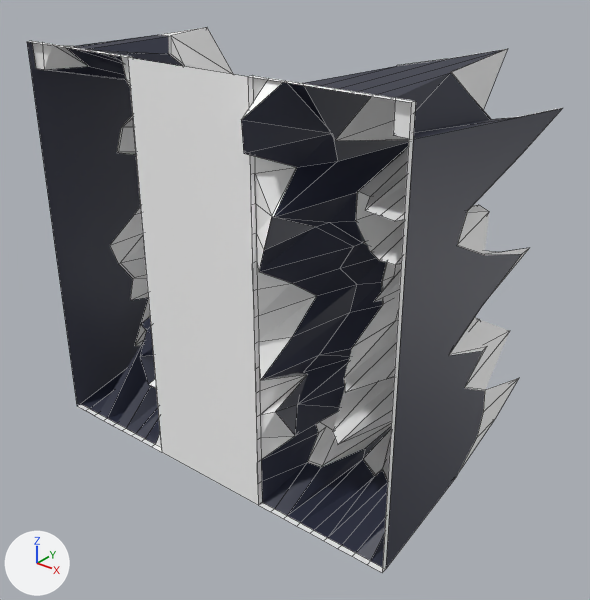
Before and after pictures for a commit that changed the Blender file Assets/World/SideMountains/GORY_3_3.blend.
Rendered twice from a camera (50 mm lens) standing at (255.0, -242.0, 149.0) and looking at (48.0, 17.0, -11.0). Lighting does not change. The marker at lower left points along +X, +Y and +Z. Mesh edges are drawn as thin lines.

Before the edit, the objects in view are built like this:
```python
me_landscape_021 = bpy.data.meshes.new('Landscape.021')
me_landscape_021.from_pydata(...)  # 505 vertices, 472 faces; spans x -90.0..96.0, y -47.0..90.0, z -83.0..98.0
# faces by material slot: [370, 102]
me_landscape_021.materials.append(mat_material)  # white #ffffff
me_landscape_021.materials.append(mat_material_001)  # dark blue #292d41
ob_landscape_021 = bpy.data.objects.new('Landscape.021', me_landscape_021)
ob_landscape_021.location = (36.7, 0.0, 0.0)
```
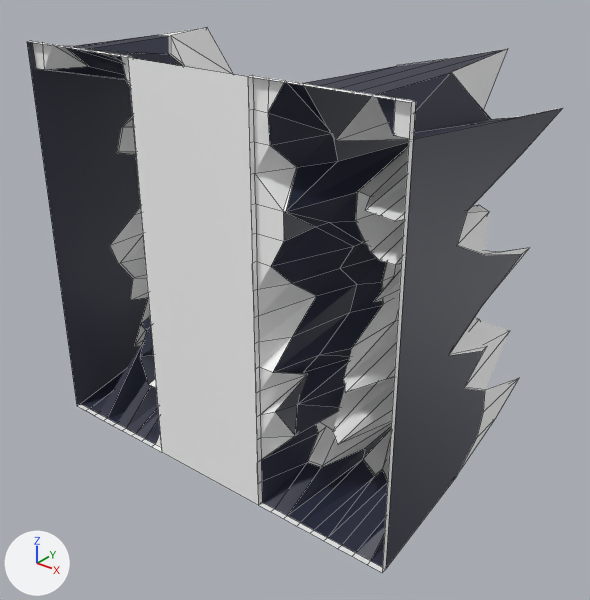
The newer file is also turned or shifted as a whole; pictures and numbers use the older file's frame.

The change in detail:
me_landscape_021 has 505 vertices, 472 faces and spans x -90.0..96.0, y -47.0..90.0, z -83.0..98.0.
me_landscape_021 is used by ob_landscape_021; location (36.7, 0.0, 0.0).
Part 1, on me_landscape_021:
Vertex 14 of me_landscape_021 moves from (46.0, -39.0, 52.0) at pixel (271, 216) to (46.0, -33.0, 52.0) at pixel (283, 211).
Vertex 15 of me_landscape_021 moves from (46.0, -44.0, 41.0) at pixel (263, 250) to (46.0, -33.0, 41.0) at pixel (283, 241).
Vertex 16 of me_landscape_021 moves from (39.0, -39.0, 30.0) at pixel (258, 271) to (39.0, -33.0, 30.0) at pixel (270, 266).
Vertex 45 of me_landscape_021 moves from (47.0, -39.0, 52.0) at pixel (273, 217) to (47.0, -33.0, 52.0) at pixel (285, 211).
Part 2, on me_landscape_021:
Vertex 28 of me_landscape_021 moves from (40.0, -47.0, 86.0) at pixel (241, 119) to (40.0, -33.0, 86.0) at pixel (267, 112).
Vertex 29 of me_landscape_021 moves from (40.0, -46.0, 75.0) at pixel (243, 153) to (40.0, -33.0, 75.0) at pixel (269, 145).
Part 3, on me_landscape_021:
Vertex 20 of me_landscape_021 moves from (40.0, -40.0, -15.0) at pixel (260, 380) to (40.0, -33.0, -15.0) at pixel (272, 372).

Pixel boxes [x1, y1, x2, y2] of what changed, in the pictures (590 x 600 px; the box of a moved part takes in the faces that stretch with it):
part 1 of me_landscape_021, moved or reshaped: [255, 142, 409, 289] in both
part 2 of me_landscape_021, moved or reshaped: before [241, 77, 338, 173]; after [253, 77, 338, 173]
part 3 of me_landscape_021, moved or reshaped: [259, 313, 349, 391] in both
